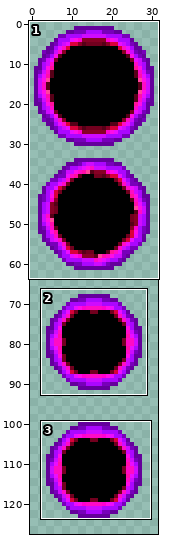
Edited in one commit: sprite sheet (Entities/Spells/ShadowBurst/ShadowBurstOrb.png). The picture above shows the old version from afar; the outline marks the close-up.
Close-up. Earlier state:
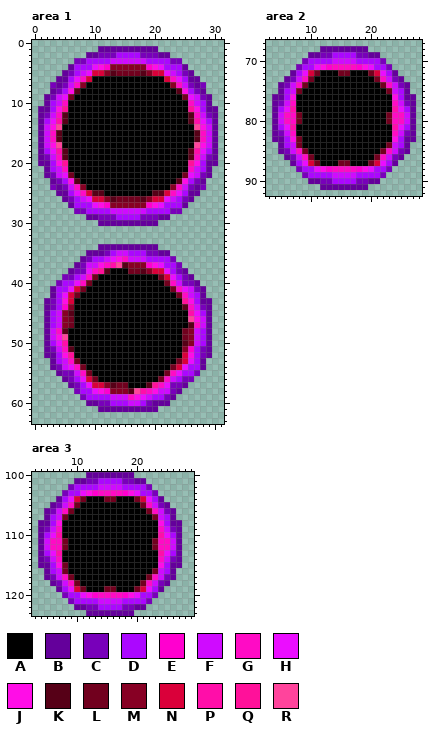
The file is 32x128 pixels. Shown: area 1: x 0..31, y 0..63; area 2: x 3..28, y 67..92; area 3: x 3..29, y 100..123.
Palette (. is transparent): A #000000  B #64009b  C #7800ba  D #ab07ff  E #ff00cf  F #cf0bff  G #ff0bc5  H #eb0dff  J #ff0de7  K #560017  L #71001e  M #870024  N #da003a  P #ff0ea9  Q #ff119a  R #ff449c
The same view after the edit:
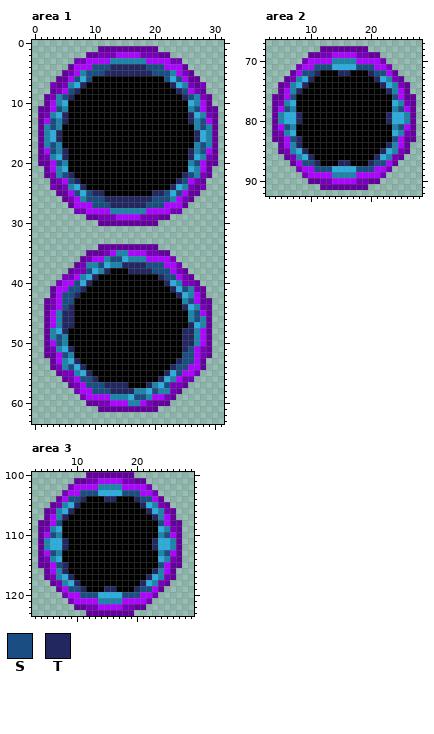
Colours new in this view: S #1a4e83  T #222760
The edit:
colour F: #cf0bff -> #1d85ab
colour G: #ff0bc5 -> #2cafde
Area 1:
y 4: x 10..21 HJEMMMMMMEJH -> SSSTTTTTTSSS
y 5: x 9..22 HNNMKLLLLKMNNH -> SSSTTTTTTTTSSS
y 6: x 7 H -> S; x 9 N -> S; x 22 N -> S; x 24 H -> S
y 7: x 8 M -> T; x 23 M -> T
y 8: x 6..7 JK -> ST; x 24..25 KJ -> TS
y 9: x 5..6 HL -> ST; x 25..26 LH -> TS
y 11: x 4..5 JQ -> SF; x 26..27 QJ -> FS
y 12: x 5 K -> T; x 26 K -> T
y 13: x 3..5 HPK -> SFT; x 26..28 KPH -> TFS
y 14: x 3..4 JR -> SF; x 27..28 RJ -> FS
y 15..16: x 4 K -> T; x 27 K -> T
y 17: x 3..4 JR -> SF; x 27..28 RJ -> FS
y 18: x 3..5 HPK -> SFT; x 26..28 KPH -> TFS
y 19: x 5 K -> T; x 26 K -> T
y 20: x 4..5 JQ -> SF; x 26..27 QJ -> FS
y 22: x 5..6 HL -> ST; x 25..26 LH -> TS
y 23: x 6..7 JK -> ST; x 24..25 KJ -> TS
y 24: x 8 M -> T; x 23 M -> T
y 25: x 7 H -> S; x 9..11 NKK -> STT; x 20..22 KKN -> TTS; x 24 H -> S
y 26: x 9..22 HNNMKLLLLKMNNH -> SSSTTTTTTTTSSS
y 27: x 10..21 HJEMMMMMMEJH -> SSSTTTTTTSSS
y 36: x 13..14 HJ -> SS
y 37: x 11 J -> S; x 13..21 PRKMMMEJH -> FFTTTTSSS
y 38: x 9 H -> S; x 11..12 QK -> FT; x 16..22 LLKMNNH -> TTTTSSS
y 39: x 10 L -> T; x 21..23 LNH -> TSS
y 40: x 7 H -> S; x 9 L -> T; x 22 L -> T
y 41: x 6..8 HNL -> SST; x 23 L -> T; x 25 H -> S
y 42: x 5..7 HNL -> SST; x 24 L -> T
y 43: x 5..6 JN -> SS; x 25..26 QJ -> FS
y 44: x 5..6 EM -> ST; x 25 K -> T
y 45: x 5..6 MK -> TT; x 26..27 PH -> FS
y 46: x 5..6 ML -> TT; x 26..27 RJ -> FS
y 47: x 5..6 ML -> TT; x 26 K -> T
y 48: x 5 K -> T; x 25..26 LM -> TT
y 49: x 4..5 JR -> SF; x 25..26 LM -> TT
y 50: x 4..5 HP -> SF; x 25..26 KM -> TT
y 51: x 6 K -> T; x 25..26 ME -> TS
y 52: x 5..6 JQ -> SF; x 25..26 NJ -> SS
y 53: x 7 L -> T; x 24..26 LNH -> TSS
y 54: x 6 H -> S; x 8 L -> T; x 23..25 LNH -> TSS
y 55: x 9 L -> T; x 22 L -> T; x 24 H -> S
y 56: x 8..10 HNL -> SST; x 21 L -> T
y 57: x 9..15 HNNMKLL -> SSSTTTT; x 19..20 KQ -> TF; x 22 H -> S
y 58: x 10..18 HJEMMMKRP -> SSSTTTTFF; x 20 J -> S
y 59: x 17..18 JH -> SS
Area 2:
y 71: x 11..13 HJE -> SSS; x 18..20 EJH -> SSS
y 72: x 9..11 HNL -> SST; x 15..16 LL -> TT; x 20..22 LNH -> TSS
y 73: x 10 L -> T; x 21 L -> T
y 74: x 9 L -> T; x 22 L -> T
y 75: x 8 L -> T; x 23 L -> T
y 76: x 7 J -> S; x 24 J -> S
y 78: x 6..7 HP -> SF; x 24..25 PH -> FS
y 79..80: x 8 L -> T; x 23 L -> T
y 81: x 6..7 HP -> SF; x 24..25 PH -> FS
y 83: x 7..8 JL -> ST; x 24 J -> S
y 84: x 8 L -> T; x 23 L -> T
y 85: x 9 L -> T; x 22 L -> T
y 86: x 10 L -> T; x 21 L -> T
y 87: x 9..11 HNL -> SST; x 15..16 LL -> TT; x 20..22 LNH -> TSS
y 88: x 11..13 HJE -> SSS; x 18..20 EJH -> SSS
Area 3:
y 103: x 11..13 HJE -> SSS; x 18..20 EJH -> SSS
y 104: x 9..11 HNL -> SST; x 15..16 LL -> TT; x 20..22 LNH -> TSS
y 105: x 10 L -> T; x 21 L -> T
y 106: x 9 L -> T; x 22 L -> T
y 107: x 8 L -> T; x 23 L -> T
y 108: x 7 J -> S; x 24 J -> S
y 110: x 6..7 HP -> SF; x 24..25 PH -> FS
y 111..112: x 8 L -> T; x 23 L -> T
y 113: x 6..7 HP -> SF; x 24..25 PH -> FS
y 115: x 7..8 JL -> ST; x 24 J -> S
y 116: x 8 L -> T; x 23 L -> T
y 117: x 9 L -> T; x 22 L -> T
y 118: x 10 L -> T; x 21 L -> T
y 119: x 9..11 HNL -> SST; x 15..16 LL -> TT; x 20..22 LNH -> TSS
y 120: x 11..13 HJE -> SSS; x 18..20 EJH -> SSS
Pixel boxes of the changes (left, top, right, bottom) in both close-ups:
changed: (44, 58, 212, 214)
changed: (50, 250, 206, 406)
changed: (278, 58, 410, 178)
changed: (44, 484, 176, 604)
